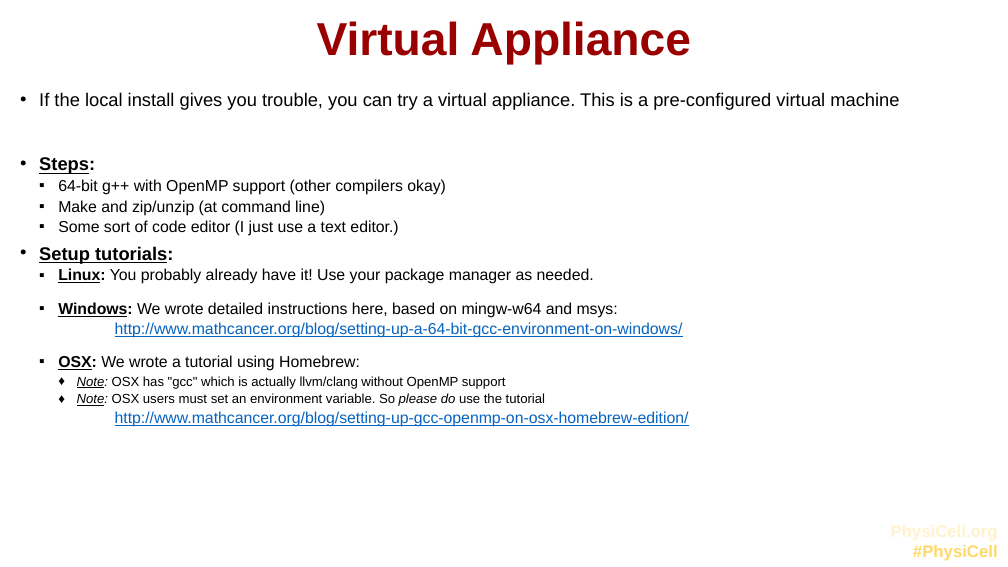
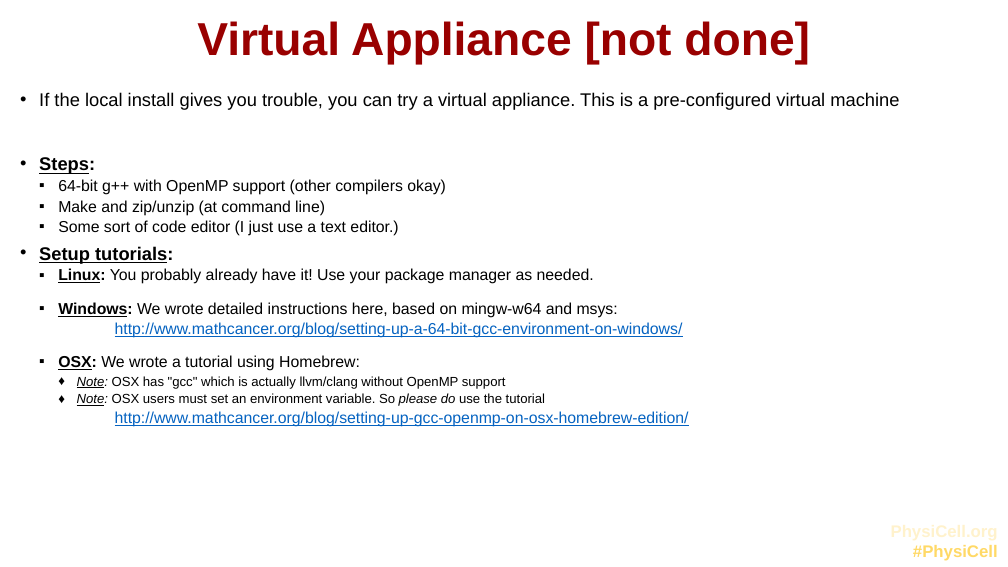
Before and after one commit to physicell-training/00-What-you-need, a slide deck: slide 5 of 00-What-you-need.pptx. Drawn at 1008x567 pixels with LibreOffice and Linux fonts; fonts in the diff are those of the drawing; background and template pictures are left out. Boxes give left, top, right and bottom in pixels: in the first picture for what was removed or moved away, otherwise in the second. Text is boxed around its words. In the diff, an @@ line names an element or a change of style, - is before the commit and + after.

```diff
--- a/00-What-you-need.pptx
+++ b/00-What-you-need.pptx
@@ title at (197, 21, 810, 65): text changed @@
-Virtual Appliance
+Virtual Appliance [not done]
```
Also in this commit, not shown: 1 other slide changed.
